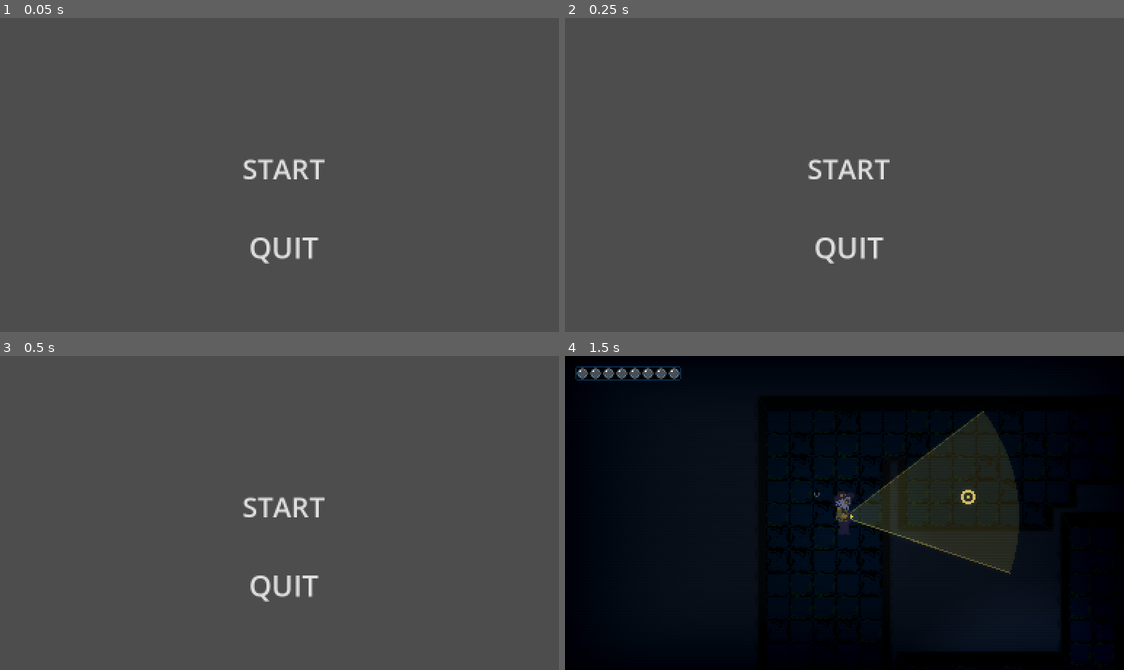
Above: before the commit, frames 1-4 (two rows, left to right).
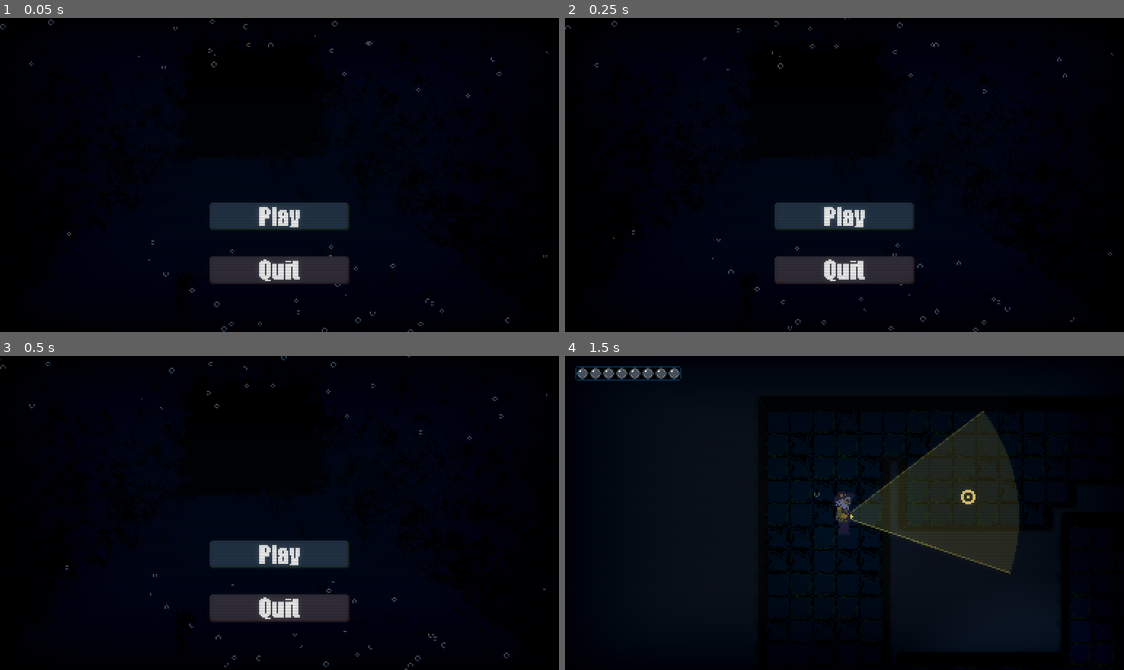
Above: after the commit, the same moments.

Repository: jablonskibrandan/GodotWild98
Game: Godot game, scene res://scenes/main_menu.tscn
The game is run twice, just before and just after one commit, with the same random seed, the same clock (stepped at 60 frames per second) and the same inputs. Sound files missing from this copy of the repository are replaced by a short silence.
Inputs (mouse positions are in pixels of both pictures, inside the frame that each line leads up to; where the layout moved, square brackets give the same spot in the first picture):
- Up to frame 1 (0.05 s): no input
- Up to frame 2 (0.25 s): no input
- Up to frame 3 (0.5 s): no input
- Up to frame 4 (1.5 s): click (844, 553) [850, 506] at 0.5 s; tap Enter at 1.25 s; move the mouse to (967, 497) at 1.27 s; hold D (move_right) from 1.28 s (still down); hold F (flashlight_toggle) from 1.28 s (still down)

The runs differ from the first frame. In frame 1, 100% of the frame differs, in the area x 0-100%, y 0-100%; in frame 2, 100%; in frame 3, 100%; in frame 4, nothing differs.

Commit message:
Main Menu

Diff:
--- a/project.godot
+++ b/project.godot
@@ -17,6 +17,10 @@
 config/name="GodotWild98"
 run/main_scene="uid://ckoynux4h2wsw"
 config/features=PackedStringArray("4.7", "GL Compatibility")
+run/max_fps=60
+boot_splash/bg_color=Color(0, 0, 0, 1)
+boot_splash/show_image=false
+boot_splash/use_filter=false
 
 [audio]
 
@@ -87,4 +91,5 @@
 
 renderer/rendering_method="gl_compatibility"
 renderer/rendering_method.mobile="gl_compatibility"
+environment/defaults/default_clear_color=Color(3.008172e-08, 0.08146181, 0.13526234, 1)
 2d/snap/snap_2d_transforms_to_pixel=true
--- a/scenes/floor_one.tscn
+++ b/scenes/floor_one.tscn
@@ -11,16 +11,17 @@
 [ext_resource type="Script" uid="uid://clc1phwuj8tqs" path="res://scripts/player/target_cursor.gd" id="6_target"]
 [ext_resource type="PackedScene" uid="uid://dm48ti74qwqcc" path="res://scenes/monster.tscn" id="7_6d0m4"]
 [ext_resource type="AudioStream" uid="uid://bbhokhr8ntf8v" path="res://audio/sfx/Sunken Tower Flashlight Off.wav" id="7_dptav"]
-[ext_resource type="Texture2D" uid="uid://bw6hly1gbcf34" path="res://visuals/tilesets/wall_tiles.png" id="9_panii"]
+[ext_resource type="Texture2D" uid="uid://bw6hly1gbcf34" path="res://visuals/environment/tilesets/wall_tiles.png" id="9_panii"]
 [ext_resource type="Texture2D" uid="uid://d0jy1aj7v7fn5" path="res://visuals/player/cap_frog.png" id="9_y0f35"]
 [ext_resource type="Script" uid="uid://dsmqmerm578de" path="res://scripts/monsters/monster_manager.gd" id="10_0sur2"]
-[ext_resource type="Texture2D" uid="uid://dkqv01mpxtc8h" path="res://visuals/tilesets/floor_tiles.png" id="10_gnqv8"]
+[ext_resource type="Texture2D" uid="uid://dkqv01mpxtc8h" path="res://visuals/environment/tilesets/floor_tiles.png" id="10_gnqv8"]
 [ext_resource type="Script" uid="uid://dady07nhex7xv" path="res://scripts/player/bubble_health.gd" id="11_bubble_health"]
 [ext_resource type="PackedScene" path="res://scenes/bubble_bar.tscn" id="12_bubble_bar"]
-[ext_resource type="Texture2D" uid="uid://dp4illl5bapcx" path="res://visuals/ui/air_release.png" id="14_fio2n"]
+[ext_resource type="Texture2D" uid="uid://dp4illl5bapcx" path="res://visuals/player/air_release.png" id="14_fio2n"]
 [ext_resource type="Texture2D" uid="uid://deo156ulol0mh" path="res://visuals/player/flashlight_small.png" id="15_bkyrt"]
 [ext_resource type="Shader" uid="uid://bogy8vvctkjss" path="res://visuals/crt_shader.gdshader" id="17_ap1ie"]
 [ext_resource type="Texture2D" uid="uid://qud7y6guapj7" path="res://visuals/ui/bubble_bar.png" id="19_tc85r"]
+[ext_resource type="Texture2D" uid="uid://btx1tgiipuopv" path="res://visuals/enemies/ui_box.png" id="20_msa8h"]
 
 [sub_resource type="TileSetAtlasSource" id="TileSetAtlasSource_gnqv8"]
 texture = ExtResource("9_panii")
@@ -927,7 +928,12 @@
 
 [node name="HUD" type="CanvasLayer" parent="." unique_id=1173174004]
 
-[node name="Sprite2D" type="Sprite2D" parent="HUD" unique_id=786385202]
+[node name="Sprite2D" type="Sprite2D" parent="HUD" unique_id=44044669]
+texture_filter = 1
+position = Vector2(24, 39)
+texture = ExtResource("20_msa8h")
+
+[node name="Bubble Box" type="Sprite2D" parent="HUD" unique_id=786385202]
 modulate = Color(0.11207495, 0.5847179, 1, 1)
 texture_filter = 1
 position = Vector2(44, 12)
--- a/scenes/main_menu.tscn
+++ b/scenes/main_menu.tscn
@@ -1,6 +1,11 @@
 [gd_scene format=3 uid="uid://ckoynux4h2wsw"]
 
 [ext_resource type="Script" uid="uid://bac8vldusi5uv" path="res://scripts/Menu/main_menu.gd" id="1_l6cm7"]
+[ext_resource type="Texture2D" uid="uid://cssfr01q2i2jq" path="res://visuals/ui/background.png" id="2_8ln24"]
+[ext_resource type="Texture2D" uid="uid://cstm81v5jobnw" path="res://visuals/ui/play_button.png" id="2_bqqt6"]
+[ext_resource type="Texture2D" uid="uid://dp4fhm1c7h350" path="res://visuals/ui/quit_button.png" id="3_wu84c"]
+[ext_resource type="Texture2D" uid="uid://dp4illl5bapcx" path="res://visuals/player/air_release.png" id="4_wu84c"]
+[ext_resource type="Shader" uid="uid://bogy8vvctkjss" path="res://visuals/crt_shader.gdshader" id="6_rtw2f"]
 
 [sub_resource type="StyleBoxTexture" id="StyleBoxTexture_rgto8"]
 
@@ -11,6 +16,21 @@
 [sub_resource type="StyleBoxTexture" id="StyleBoxTexture_28f0c"]
 
 [sub_resource type="StyleBoxTexture" id="StyleBoxTexture_7jfqk"]
+
+[sub_resource type="AtlasTexture" id="AtlasTexture_8ln24"]
+atlas = ExtResource("4_wu84c")
+region = Rect2(9.351307, 0.0532341, 5.241253, 7.946766)
+
+[sub_resource type="Curve" id="Curve_rtw2f"]
+_data = [Vector2(0, 1), 0.0, 0.0, 0, 0, Vector2(1, 0.09473693), -0.22365329, 0.0, 0, 0]
+point_count = 2
+
+[sub_resource type="ShaderMaterial" id="ShaderMaterial_oa1go"]
+shader = ExtResource("6_rtw2f")
+
+[sub_resource type="QuadMesh" id="QuadMesh_tbmy8"]
+size = Vector2(384, 216)
+center_offset = Vector3(192, 108, 0)
 
 [node name="MainMenu" type="Control" unique_id=1007356474 node_paths=PackedStringArray("start_button", "quit_button")]
 layout_mode = 3
@@ -29,55 +49,105 @@
 start_button = NodePath("ButtonContainer/VBoxContainer/StartButton")
 quit_button = NodePath("ButtonContainer/VBoxContainer/QuitButton")
 
+[node name="TextureRect" type="TextureRect" parent="." unique_id=927967946]
+modulate = Color(0, 0.25882354, 0.6, 1)
+texture_filter = 1
+layout_mode = 0
+offset_left = -394.0
+offset_top = -122.0
+offset_right = 390.0
+offset_bottom = 314.0
+texture = ExtResource("2_8ln24")
+
 [node name="ButtonContainer" type="CenterContainer" parent="." unique_id=589881563]
 layout_mode = 1
 anchors_preset = 15
 anchor_right = 1.0
 anchor_bottom = 1.0
-offset_left = 6.0
-offset_top = 141.0
-offset_right = 6.0
-offset_bottom = 141.0
+offset_left = -128.0
+offset_top = 103.99999
+offset_right = 85.33333
+offset_bottom = 237.33334
 grow_horizontal = 2
 grow_vertical = 2
+scale = Vector2(1.2, 1.2)
 
 [node name="VBoxContainer" type="VBoxContainer" parent="ButtonContainer" unique_id=722667133]
 layout_mode = 2
-theme_override_constants/separation = 24
+theme_override_constants/separation = 18
 
 [node name="StartButton" type="Button" parent="ButtonContainer/VBoxContainer" unique_id=1284817554]
 z_index = 10
-custom_minimum_size = Vector2(220, 84)
+texture_filter = 1
+custom_minimum_size = Vector2(160, 32)
 layout_mode = 2
+size_flags_horizontal = 4
 theme_override_font_sizes/font_size = 38
 theme_override_styles/normal = SubResource("StyleBoxTexture_rgto8")
 theme_override_styles/pressed = SubResource("StyleBoxTexture_iww3o")
 theme_override_styles/hover = SubResource("StyleBoxTexture_iww3o")
 theme_override_styles/hover_pressed = SubResource("StyleBoxTexture_iww3o")
-text = "START"
+text = "
+"
+icon = ExtResource("2_bqqt6")
+icon_alignment = 1
+expand_icon = true
 
 [node name="QuitButton" type="Button" parent="ButtonContainer/VBoxContainer" unique_id=64806923]
 z_index = 10
-custom_minimum_size = Vector2(220, 84)
+texture_filter = 1
+custom_minimum_size = Vector2(160, 32)
 layout_mode = 2
 theme_override_font_sizes/font_size = 40
 theme_override_styles/normal = SubResource("StyleBoxTexture_dvrs8")
 theme_override_styles/pressed = SubResource("StyleBoxTexture_28f0c")
 theme_override_styles/hover = SubResource("StyleBoxTexture_28f0c")
 theme_override_styles/hover_pressed = SubResource("StyleBoxTexture_7jfqk")
-text = "QUIT"
+icon = ExtResource("3_wu84c")
+icon_alignment = 1
+expand_icon = true
 
-[node name="TextureRect" type="TextureRect" parent="." unique_id=2009237436]
-layout_mode = 1
-anchors_preset = 15
-anchor_right = 1.0
-anchor_bottom = 1.0
-offset_left = 2.0
-offset_top = -58.0
-offset_right = 2.0
-offset_bottom = -58.0
-grow_horizontal = 2
-grow_vertical = 2
-scale = Vector2(1, 1.1199996)
-mouse_filter = 2
-expand_mode = 1
+[node name="CPUParticles2D" type="CPUParticles2D" parent="." unique_id=1602688774]
+modulate = Color(1, 1, 1, 0.37300003)
+texture_filter = 1
+position = Vector2(4, 316)
+amount = 100
+texture = SubResource("AtlasTexture_8ln24")
+lifetime = 30.0
+preprocess = 10.0
+explosiveness = 0.15
+randomness = 1.0
+lifetime_randomness = 1.0
+emission_shape = 3
+emission_rect_extents = Vector2(400, 1)
+direction = Vector2(0, -1)
+gravity = Vector2(0, 0)
+initial_velocity_min = 8.0
+initial_velocity_max = 16.0
+scale_amount_curve = SubResource("Curve_rtw2f")
+
+[node name="CPUParticles2D2" type="CPUParticles2D" parent="." unique_id=886555231]
+modulate = Color(1, 1, 1, 0.37300003)
+texture_filter = 1
+position = Vector2(0, -122)
+amount = 100
+texture = SubResource("AtlasTexture_8ln24")
+lifetime = 30.0
+preprocess = 10.0
+explosiveness = 0.15
+randomness = 1.0
+lifetime_randomness = 1.0
+emission_shape = 3
+emission_rect_extents = Vector2(400, 1)
+direction = Vector2(0, 1)
+gravity = Vector2(0, 0)
+initial_velocity_min = 8.0
+initial_velocity_max = 16.0
+scale_amount_curve = SubResource("Curve_rtw2f")
+
+[node name="CanvasLayer" type="CanvasLayer" parent="." unique_id=739920361]
+
+[node name="MeshInstance2D" type="MeshInstance2D" parent="CanvasLayer" unique_id=205561566]
+material = SubResource("ShaderMaterial_oa1go")
+mesh = SubResource("QuadMesh_tbmy8")
+metadata/_edit_lock_ = true
Binary file added: visuals/environment/mine.png
Not shown, added: visuals/environment/mine.png.import
Binary file added: visuals/environment/seaweed.png
Binary file added: visuals/environment/stairs.png
Binary file added: visuals/player/background.png
Not shown, added: visuals/player/background.png.import
Binary file added: visuals/ui/background.aseprite
Binary file added: visuals/ui/background.png
Not shown, added: visuals/ui/background.png.import
Binary file added: visuals/ui/play_button.png
Binary file added: visuals/ui/quit_button.png
Binary file added: visuals/ui/ui_flashlight_off.png
(and 1 more such lines)
